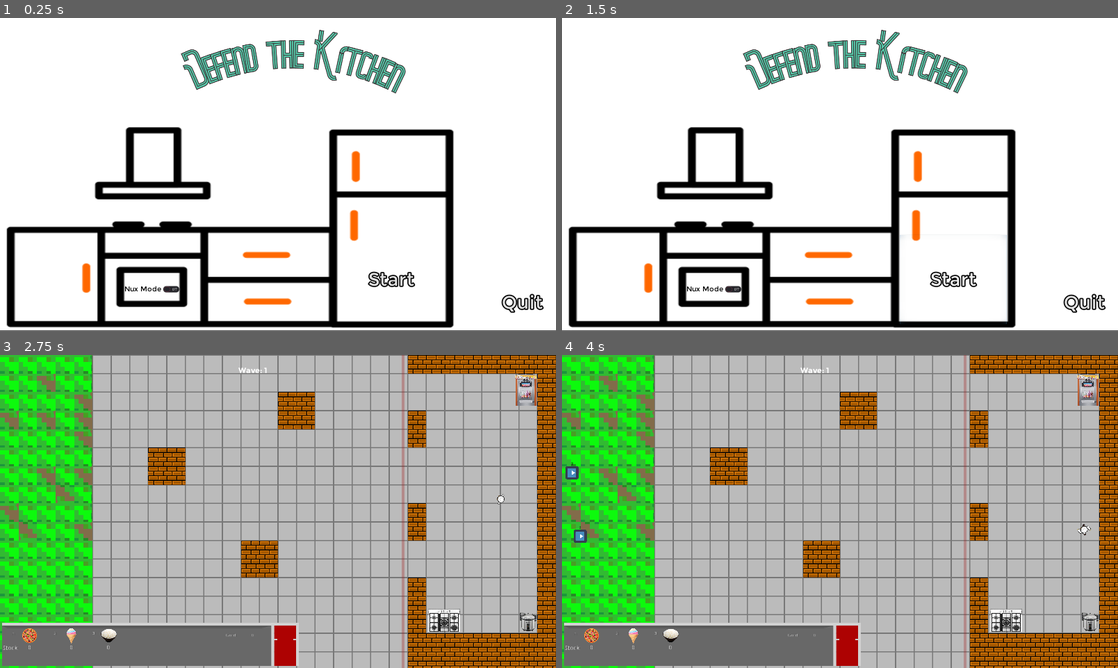
Above: before the commit, frames 1-4 (two rows, left to right).
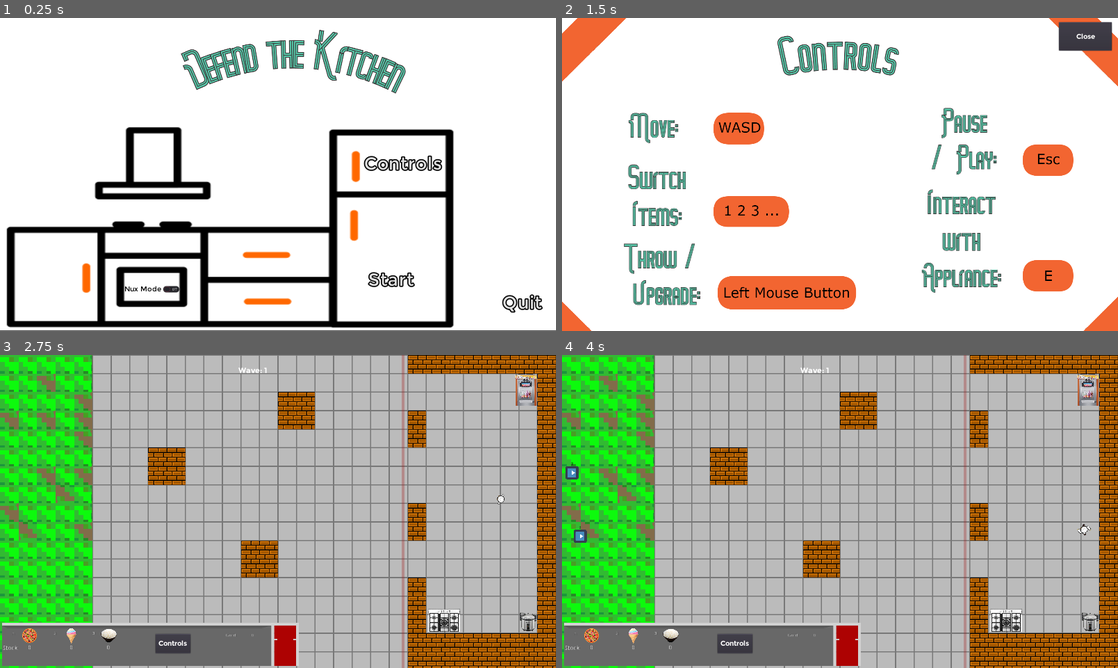
Above: after the commit, the same moments.

Repository: TreyDettmer/DefendTheKitchen
Game: Godot game, scene res://Main.tscn
Same seed, same stepped clock (60 frames per second), same inputs: the game is played once before the commit and once after it. The engine's default icon, where the game draws it, is replaced by a stand-in: a white triangle on a blue panel in a dark square. Sound files missing from this copy of the repository are replaced by a short silence.
Inputs (mouse positions are in pixels of both pictures, inside the frame that each line leads up to):
- Up to frame 1 (0.25 s): no input
- Up to frame 2 (1.5 s): click (962, 165) at 0.5 s, where only the run after the commit has a clickable "Controls"; click "Start" at 1.25 s
- Up to frame 3 (2.75 s): move the mouse to (400, 495) at 2.02 s; hold D (move_right) from 2.03 s (still down); tap 1 (Equip1) at 2.1 s
- Up to frame 4 (4 s): move the mouse to (728, 527) at 2.77 s; release D (move_right) at 2.78 s; hold S (move_down) 2.78-3.53 s; tap 2 (Equip2) at 2.85 s; move the mouse to (895, 442) at 3.52 s; hold D (move_right) from 3.53 s (still down); tap 3 (Equip3) at 3.6 s

The runs differ from the first frame. In frame 1, 0.8% of the frame differs, in the area x 65-98%, y 43-95%; in frame 2, 27%, in the area x 0-100%, y 0-100%; in frame 3, 0.4%; in frame 4, 0.4%.

Commit message:
Added a controls screen

Diff:
--- /dev/null
+++ b/DefendTheKitchen/ControlsScreen.gd
@@ -0,0 +1,11 @@
+extends Node2D
+
+signal CloseControls
+
+# Called when the node enters the scene tree for the first time.
+func _ready():
+	pass # Replace with function body.
+
+
+func _on_CloseButton_pressed():
+	emit_signal("CloseControls")
--- /dev/null
+++ b/DefendTheKitchen/ControlsScreen.tscn
@@ -0,0 +1,27 @@
+[gd_scene load_steps=5 format=2]
+
+[ext_resource path="res://Art/ControlsPage.png" type="Texture" id=1]
+[ext_resource path="res://Fonts/Montreal-Bold.ttf" type="DynamicFontData" id=2]
+[ext_resource path="res://ControlsScreen.gd" type="Script" id=3]
+
+[sub_resource type="DynamicFont" id=1]
+size = 24
+font_data = ExtResource( 2 )
+
+[node name="ControlsScreen" type="Node2D"]
+script = ExtResource( 3 )
+
+[node name="ControlsPage" type="Sprite" parent="."]
+position = Vector2( 960, 600 )
+texture = ExtResource( 1 )
+
+[node name="CloseButton" type="Button" parent="."]
+margin_left = 1716.0
+margin_top = 15.0
+margin_right = 1899.0
+margin_bottom = 112.0
+custom_colors/font_color = Color( 1, 1, 1, 1 )
+custom_fonts/font = SubResource( 1 )
+text = "Close"
+
+[connection signal="pressed" from="CloseButton" to="." method="_on_CloseButton_pressed"]
--- a/DefendTheKitchen/HUD.gd
+++ b/DefendTheKitchen/HUD.gd
@@ -21,3 +21,13 @@
 #run commands for a new wave coming in
 func _on_Level1_start_wave(currentWave):
 	setWaveNumber(currentWave)
+
+func _on_ControlsButton_pressed():
+	$ControlsScreen.show()
+	$Inventory.hide()
+	#get_tree().paused = true
+
+func _on_ControlsScreen_CloseControls():
+	$ControlsScreen.hide()
+	$Inventory.show()
+	#get_tree().paused = false
--- a/DefendTheKitchen/HUD.tscn
+++ b/DefendTheKitchen/HUD.tscn
@@ -9,6 +9,7 @@
 [ext_resource path="res://Art/health_sprite.png" type="Texture" id=7]
 [ext_resource path="res://Fonts/Montreal-Regular.ttf" type="DynamicFontData" id=8]
 [ext_resource path="res://Art/rice_bowl.png" type="Texture" id=9]
+[ext_resource path="res://ControlsScreen.tscn" type="PackedScene" id=10]
 
 [sub_resource type="DynamicFont" id=1]
 size = 24
@@ -26,6 +27,9 @@
 anchor_right = 1.0
 anchor_bottom = 1.0
 script = ExtResource( 2 )
+
+[node name="ControlsScreen" parent="." instance=ExtResource( 10 )]
+visible = false
 
 [node name="NextWaveButton" type="Button" parent="."]
 margin_right = 183.0
@@ -161,4 +165,15 @@
 align = 1
 valign = 1
 
+[node name="ControlsButton" type="Button" parent="Inventory"]
+margin_left = 17.0
+margin_top = -35.0
+margin_right = 138.0
+margin_bottom = 31.0
+custom_colors/font_color = Color( 1, 1, 1, 1 )
+custom_fonts/font = SubResource( 1 )
+text = "Controls"
+
+[connection signal="CloseControls" from="ControlsScreen" to="." method="_on_ControlsScreen_CloseControls"]
 [connection signal="pressed" from="NextWaveButton" to="." method="_on_NextWaveButton_pressed"]
+[connection signal="pressed" from="Inventory/ControlsButton" to="." method="_on_ControlsButton_pressed"]
--- a/DefendTheKitchen/Level.gd
+++ b/DefendTheKitchen/Level.gd
@@ -30,7 +30,7 @@
 var waves = [Wave.new(3,0,0), Wave.new(3,2,0),Wave.new(5,3,1), Wave.new(5,2,2),Wave.new(4,4,2,1)]
 var rng = RandomNumberGenerator.new()
 var aliveEnemies = 0;
-export var waveGold = 20;
+var waveGold = 20
 var enemySoundPlayed = false
 
 var isBetweenWaves = false;
--- a/DefendTheKitchen/Level1.tscn
+++ b/DefendTheKitchen/Level1.tscn
@@ -58,6 +58,9 @@
 position = Vector2( 1816, 120 )
 collision_layer = 1
 
+[node name="RiceCooker" parent="." instance=ExtResource( 7 )]
+position = Vector2( 1824, 920 )
+
 [node name="EnemySpawnPoints" type="Node2D" parent="."]
 
 [node name="EnemySpawnPoint" type="Node2D" parent="EnemySpawnPoints"]
@@ -114,8 +117,6 @@
 [node name="EnemySpawnPoint18" type="Node2D" parent="EnemySpawnPoints"]
 position = Vector2( 144, -120 )
 
-[node name="HUD" parent="." instance=ExtResource( 6 )]
-
 [node name="KitchenArea2D" type="Area2D" parent="."]
 position = Vector2( 1624, 600 )
 
@@ -128,8 +129,7 @@
 default_color = Color( 0.635294, 0.117647, 0.117647, 0.317647 )
 sharp_limit = 1.0
 
-[node name="RiceCooker" parent="." instance=ExtResource( 7 )]
-position = Vector2( 1824, 920 )
+[node name="HUD" parent="." instance=ExtResource( 6 )]
 
 [node name="EnemyDeathSound" type="AudioStreamPlayer" parent="."]
 stream = ExtResource( 9 )
@@ -144,8 +144,8 @@
 [connection signal="wave_finished" from="." to="HUD" method="_on_Level1_wave_finished"]
 [connection signal="pizza_added" from="Stove" to="Player" method="_on_Stove_pizza_added"]
 [connection signal="icecream_added" from="IcecreamMachine" to="Player" method="_on_IcecreamMachine_icecream_added"]
-[connection signal="nextWave" from="HUD" to="." method="_on_HUD_nextWave"]
+[connection signal="rice_added" from="RiceCooker" to="Player" method="_on_RiceCooker_rice_added"]
 [connection signal="body_entered" from="KitchenArea2D" to="." method="_on_KitchenArea2D_body_entered"]
 [connection signal="body_exited" from="KitchenArea2D" to="." method="_on_KitchenArea2D_body_exited"]
-[connection signal="rice_added" from="RiceCooker" to="Player" method="_on_RiceCooker_rice_added"]
+[connection signal="nextWave" from="HUD" to="." method="_on_HUD_nextWave"]
 [connection signal="finished" from="EnemyDeathSound" to="." method="_on_EnemyDeathSound_finished"]
--- a/DefendTheKitchen/TitleScreen.gd
+++ b/DefendTheKitchen/TitleScreen.gd
@@ -50,3 +50,12 @@
 	$InteractSoundShort.play()
 	yield(get_tree().create_timer(0.5), "timeout")
 	get_tree().quit()
+
+
+func _on_ControlsButton_pressed():
+	emit_signal("showControls",true) #tell parent to pause game
+	$ControlsScreen.show()
+
+func _on_ControlsScreen_CloseControls():
+	$ControlsScreen.hide()
+	emit_signal("showControls", false) #tell parent to play the game
--- a/DefendTheKitchen/TitleScreen.tscn
+++ b/DefendTheKitchen/TitleScreen.tscn
@@ -9,9 +9,10 @@
 [ext_resource path="res://Fonts/Montreal-Bold.ttf" type="DynamicFontData" id=7]
 [ext_resource path="res://Music/LOADINGSCREEN_rio-fresh-119046.mp3" type="AudioStream" id=8]
 [ext_resource path="res://Music/MenuSelect.mp3" type="AudioStream" id=9]
+[ext_resource path="res://ControlsScreen.tscn" type="PackedScene" id=10]
 
 [sub_resource type="DynamicFont" id=1]
-size = 64
+size = 62
 outline_size = 4
 outline_color = Color( 0, 0, 0, 1 )
 extra_spacing_char = 2
@@ -57,6 +58,15 @@
 text = "Start"
 flat = true
 
+[node name="ControlsButton" type="Button" parent="."]
+margin_left = 1216.0
+margin_top = 409.0
+margin_right = 1567.0
+margin_bottom = 597.0
+custom_fonts/font = SubResource( 1 )
+text = "Controls"
+flat = true
+
 [node name="QuitButton" type="Button" parent="."]
 margin_left = 1684.0
 margin_top = 870.0
@@ -98,7 +108,12 @@
 stream = ExtResource( 9 )
 volume_db = 5.0
 
+[node name="ControlsScreen" parent="." instance=ExtResource( 10 )]
+visible = false
+
 [connection signal="nux_mode" from="." to="." method="set_nuxMode"]
 [connection signal="pressed" from="StartButton" to="." method="_on_StartButton_pressed"]
+[connection signal="pressed" from="ControlsButton" to="." method="_on_ControlsButton_pressed"]
 [connection signal="pressed" from="QuitButton" to="." method="_on_QuitButton_pressed"]
 [connection signal="toggled" from="ToggleNuxMode" to="." method="_on_ToggleNuxMode_toggled"]
+[connection signal="CloseControls" from="ControlsScreen" to="." method="_on_ControlsScreen_CloseControls"]
Binary file added: DefendTheKitchen/Art/ControlsPage.png
Not shown, added: DefendTheKitchen/Art/ControlsPage.png.import
Not shown: 1 places in DefendTheKitchen/HUD.tscn that only renumber resources
Not shown: 1 places in DefendTheKitchen/TitleScreen.tscn that only renumber resources
